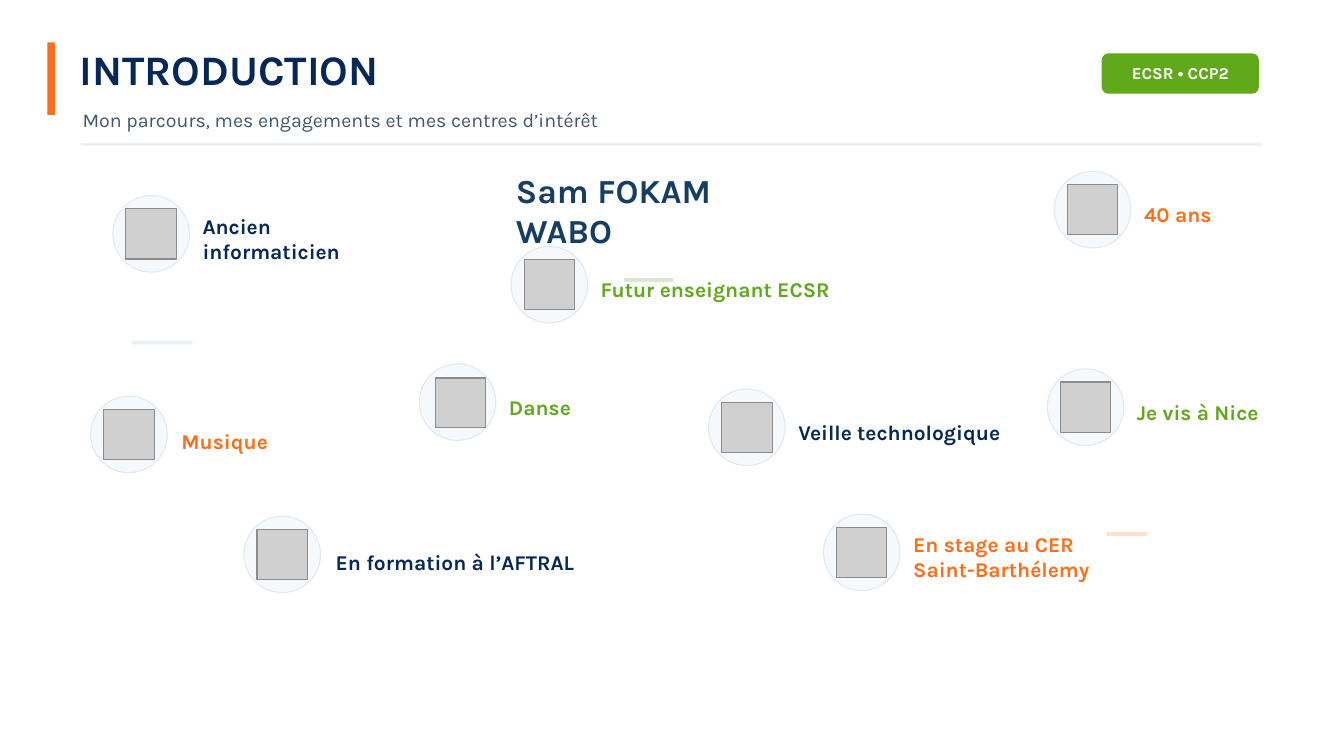
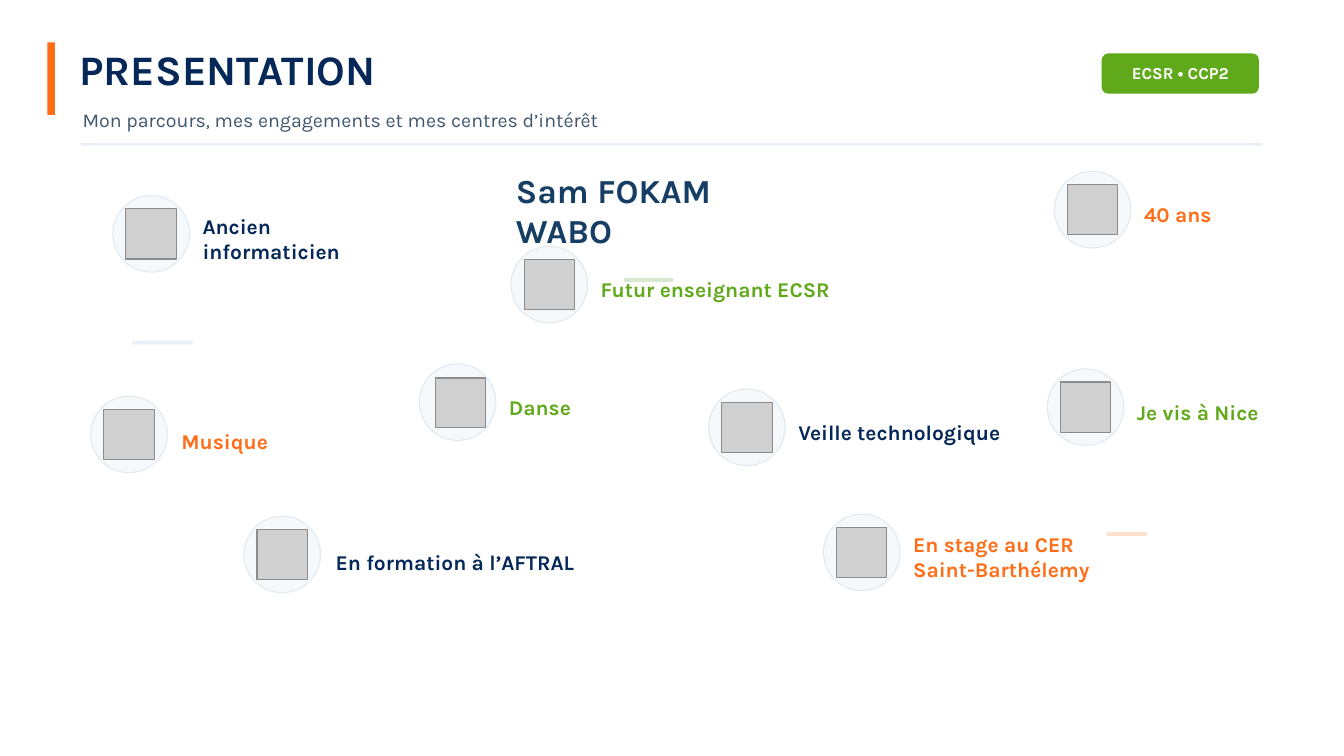
Before and after one commit to SamEva-dev/Memoir-TP-ECSR, a slide deck: slide 3 of Memoire_presentation.pptx. Drawn at 1344x756 pixels with LibreOffice and Linux fonts; fonts in the diff are those of the drawing; grey boxes stand for pictures; background and template pictures are left out. Boxes give left, top, right and bottom in pixels: in the first picture for what was removed or moved away, otherwise in the second. Text is boxed around its words. In the diff, an @@ line names an element or a change of style, - is before the commit and + after.

```diff
--- a/Memoire_presentation.pptx
+++ b/Memoire_presentation.pptx
@@ text at [80,57,376,86]: text changed @@
-INTRODUCTION
+PRESENTATION
```
Also in this commit, not shown: 3 other slides changed, 11 other files.
